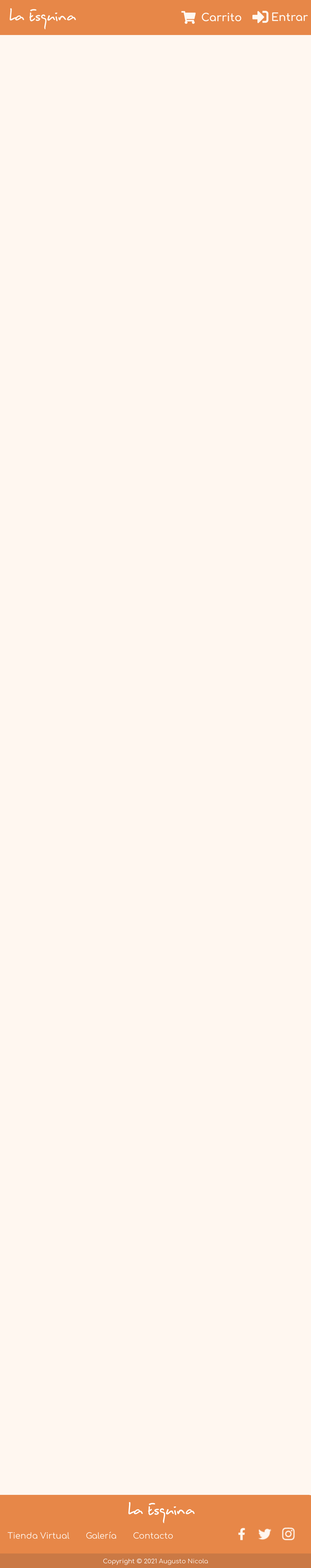
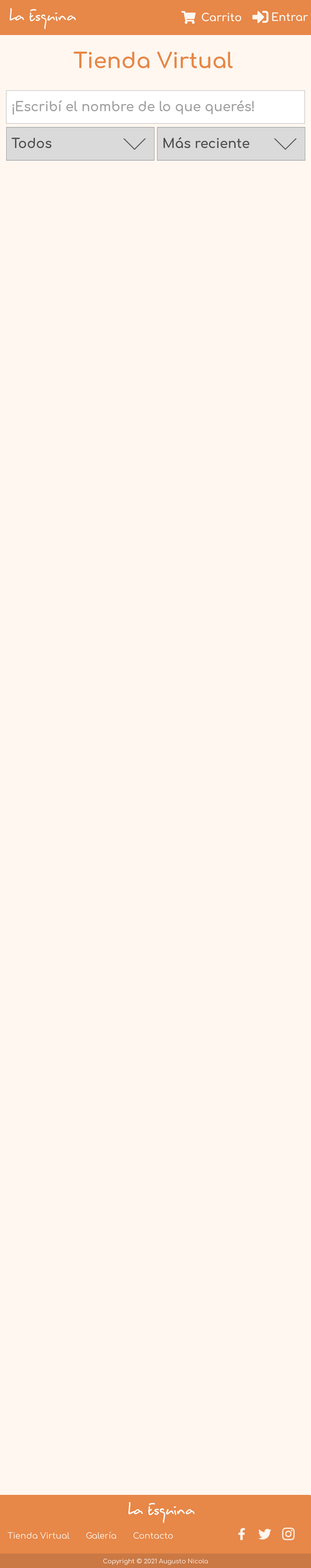
Layers edited between the first and the second 311px x 1568px image:
added group "Buscador" with 12 layers above "Seccion Footer" over 5, 51, 306, 161
added layer "Titulo Pagina" in group "Buscador" over 73, 51, 233, 69
added group "Barra Buscadora" with 2 layers in group "Buscador" over 5, 90, 306, 124
added layer "Texto Barra Buscadora" in group "Barra Buscadora" over 12, 100, 255, 115
added layer "Fondo Barra Buscadora" in group "Barra Buscadora" over 5, 90, 306, 124
added group "Filtros Categorias" with 3 layers in group "Buscador" over 6, 127, 155, 161
added layer "Texto Categorias" in group "Filtros Categorias" over 11, 137, 52, 149
added layer "Flecha #1" in group "Filtros Categorias" over 123, 138, 147, 150
added layer "Fondo Categorias" in group "Filtros Categorias" over 6, 127, 155, 161
added group "Filtros Orden" with 3 layers in group "Buscador" over 157, 127, 306, 161
added layer "Texto Orden" in group "Filtros Orden" over 163, 137, 250, 149
added layer "Flecha #2" in group "Filtros Orden" over 274, 138, 297, 150
added layer "Fondo Orden" in group "Filtros Orden" over 157, 127, 306, 161
